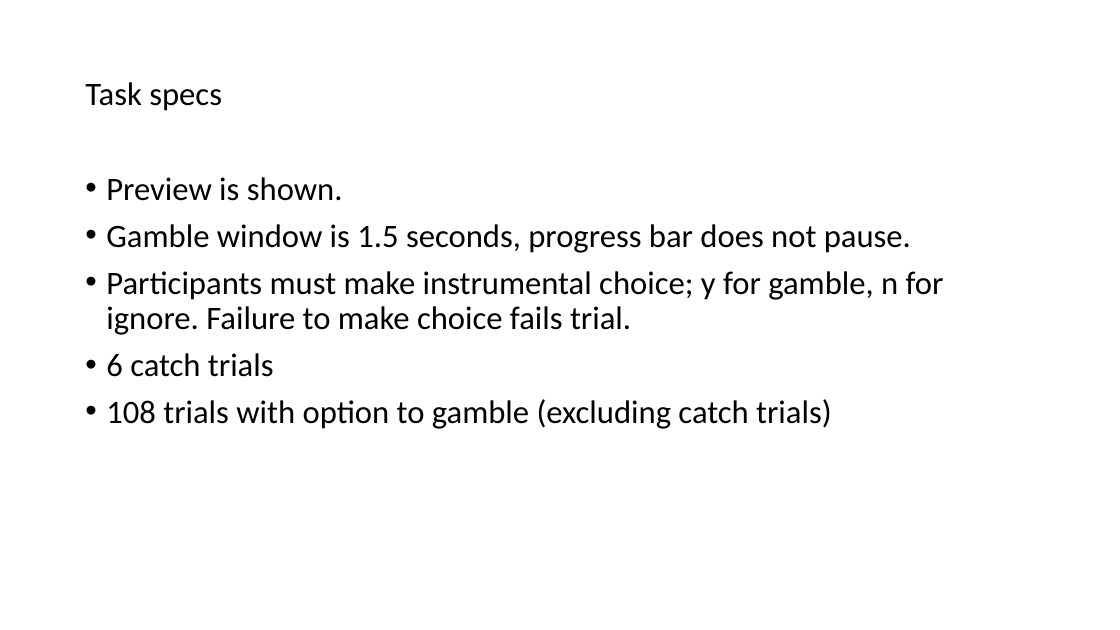
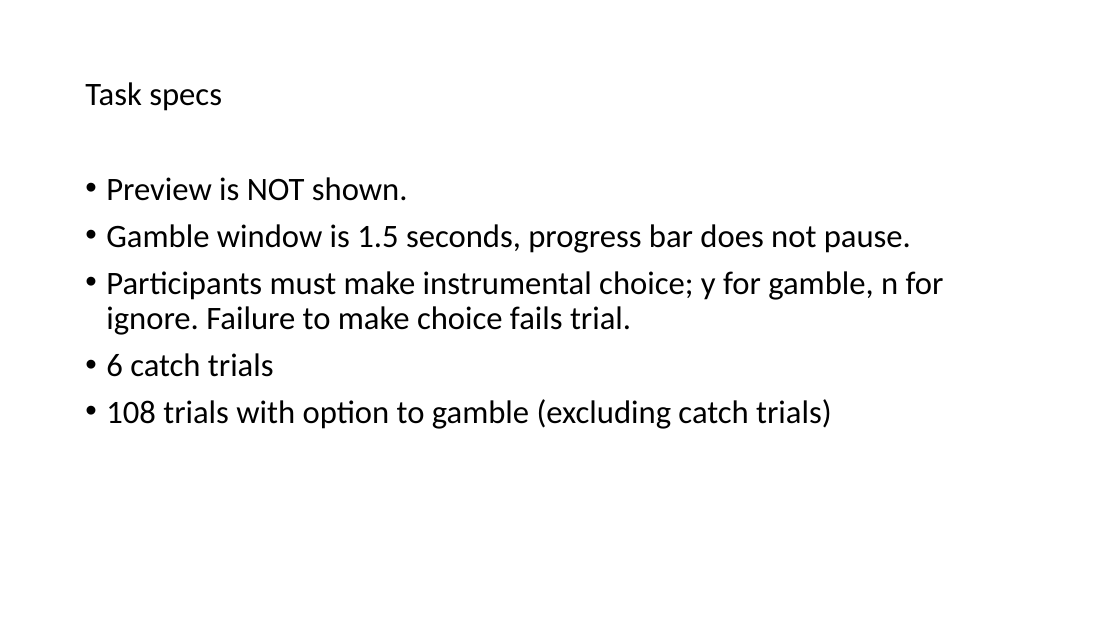
Before and after one commit to gpagnier/rampAnalysis, a slide deck: slide 2 of RampV08Instrumental2.0.pptx. Drawn at 1120x630 pixels with LibreOffice and Linux fonts; fonts in the diff are those of the drawing. Boxes give left, top, right and bottom in pixels: in the first picture for what was removed or moved away, otherwise in the second. Text is boxed around its words. In the diff, an @@ line names an element or a change of style, - is before the commit and + after.

```diff
--- a/RampV08Instrumental2.0.pptx
+++ b/RampV08Instrumental2.0.pptx
@@ text at (106,177,408,201): text changed @@
-• Preview is shown.
+• Preview is NOT shown.
```
Also in this commit, not shown: 6 other slides changed, 4 slides added, 8 slides removed, 9 other files.
